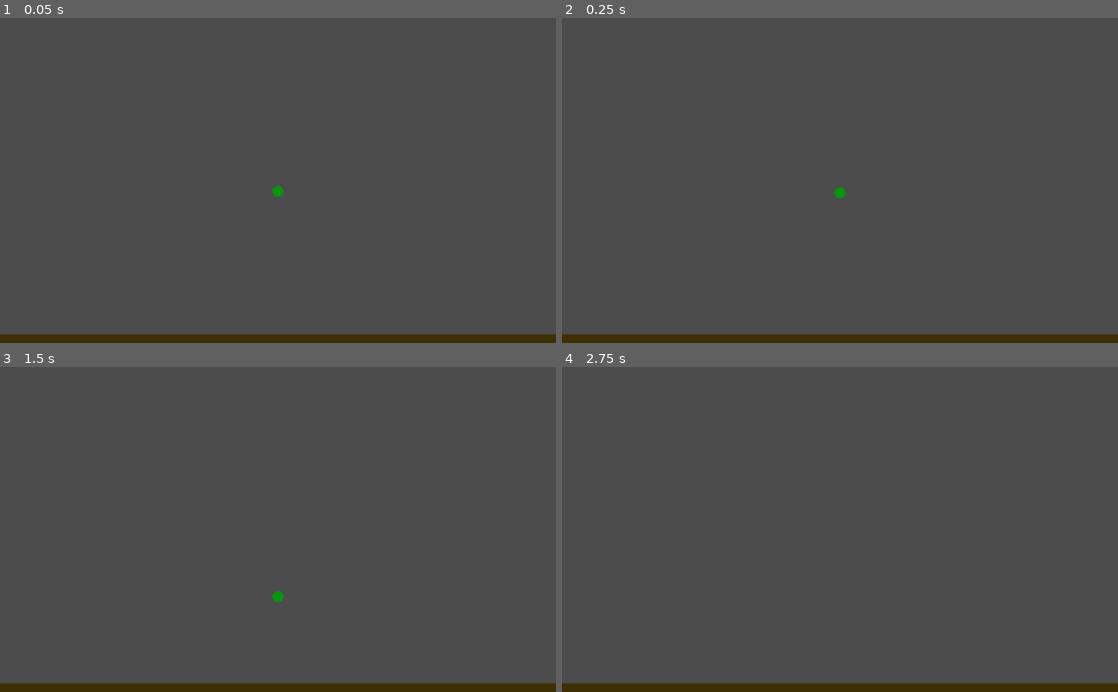
Above: before the commit, frames 1-4 (two rows, left to right).
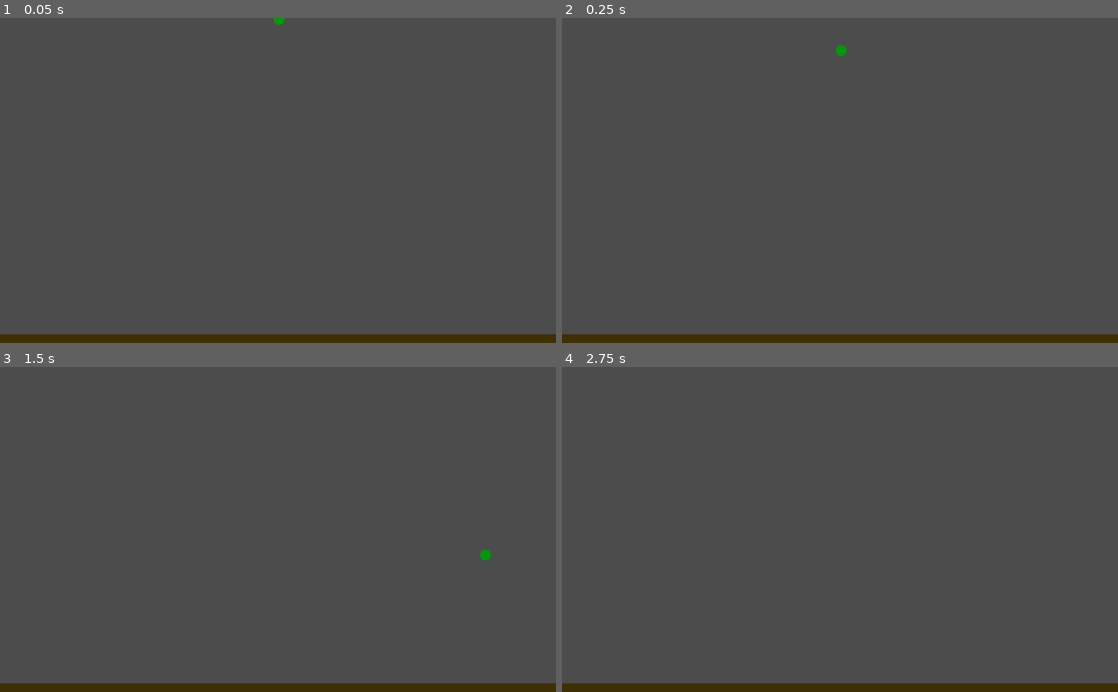
Above: after the commit, the same moments.

Repository: timpostigen/uhbout
Game: Godot game, scene res://Main.tscn
The game is run twice, just before and just after one commit, with the same random seed, the same clock (stepped at 60 frames per second) and the same inputs.
Inputs:
- Up to frame 1 (0.05 s): no input
- Up to frame 2 (0.25 s): no input
- Up to frame 3 (1.5 s): hold Right (ui_right) from 0.53 s (still down); tap Up (ui_up) at 0.6, 0.77, 1.07, 1.35 s
- Up to frame 4 (2.75 s): tap Up (ui_up) at 1.52, 1.82, 2.1 s; release Right (ui_right) at 2.03 s; hold Left (ui_left) from 2.03 s (still down)

The runs differ from the first frame. In frame 1, less than 0.1% of the frame differs, in the area x 49-52%, y 0-56%; in frame 2, 0.1%, in the area x 49-52%, y 8-56%; in frame 3, 0.1%; in frame 4, nothing differs.

Commit message:
add jumping

Diff:
--- /dev/null
+++ b/Main.gd
@@ -0,0 +1,10 @@
+extends Node2D
+
+
+# Called when the node enters the scene tree for the first time.
+func _ready():
+	pass
+
+
+func _process(delta):
+	pass
--- a/Main.tscn
+++ b/Main.tscn
@@ -1,22 +1,23 @@
-[gd_scene load_steps=3 format=2]
+[gd_scene load_steps=4 format=2]
 
 [ext_resource path="res://Player.tscn" type="PackedScene" id=1]
+[ext_resource path="res://Main.gd" type="Script" id=2]
 
 [sub_resource type="RectangleShape2D" id=1]
-extents = Vector2( 511.894, 10 )
+extents = Vector2( 512, 10 )
 
 [node name="World" type="Node2D"]
+script = ExtResource( 2 )
 
 [node name="Player" parent="." instance=ExtResource( 1 )]
-position = Vector2( 512, 320 )
+position = Vector2( 513.876, 0 )
 
-[node name="Area2D" type="Area2D" parent="."]
+[node name="Ground" type="StaticBody2D" parent="."]
 
-[node name="CollisionShape2D" type="CollisionShape2D" parent="Area2D"]
-modulate = Color( 0.223529, 0.14902, 0.0117647, 1 )
+[node name="CollisionShape2D" type="CollisionShape2D" parent="Ground"]
 position = Vector2( 512, 592 )
 shape = SubResource( 1 )
 
-[node name="Polygon2D" type="Polygon2D" parent="Area2D"]
+[node name="Polygon2D" type="Polygon2D" parent="Ground"]
 color = Color( 0.243137, 0.184314, 0.0156863, 1 )
 polygon = PoolVector2Array( 0, 584, 1024, 584, 1024, 600, 0, 600 )
--- /dev/null
+++ b/Player.gd
@@ -0,0 +1,30 @@
+extends KinematicBody2D
+
+
+var screen_size
+const SPEED = 400
+const JUMP_FORCE= -900
+const GRAVITY = 30
+var velocity = Vector2(0,0)  # The player's movement vector.
+const FLOOR = Vector2.UP
+
+
+# Called when the node enters the scene tree for the first time.
+func _ready():
+	screen_size = get_viewport_rect().size
+
+
+func _physics_process(delta):
+	if Input.is_action_pressed("ui_right"):
+		velocity.x = SPEED
+	if Input.is_action_pressed("ui_left"):
+		velocity.x = -SPEED
+
+	velocity.y = velocity.y + GRAVITY
+
+	if Input.is_action_just_pressed("ui_up") and is_on_floor():
+		velocity.y = JUMP_FORCE
+
+	velocity = move_and_slide(velocity, FLOOR)
+
+	velocity.x = lerp(velocity.x, 0, .2)
--- a/Player.tscn
+++ b/Player.tscn
@@ -1,14 +1,17 @@
-[gd_scene load_steps=2 format=2]
+[gd_scene load_steps=3 format=2]
+
+[ext_resource path="res://Player.gd" type="Script" id=1]
 
 [sub_resource type="CircleShape2D" id=1]
 
-[node name="RigidBody2D" type="RigidBody2D"]
+[node name="Player" type="KinematicBody2D"]
+script = ExtResource( 1 )
 
 [node name="Polygon2D" type="Polygon2D" parent="."]
 position = Vector2( -39.8628, -36.978 )
 scale = Vector2( 1.00532, 1 )
 color = Color( 0.0156863, 0.588235, 0.0509804, 1 )
-polygon = PoolVector2Array( 34.9016, 28.3983, 37.3086, 27.179, 40.2517, 26.9688, 43.6459, 27.4943, 45.9461, 29.1761, 47.7146, 30.8579, 49.3964, 34.3266, 49.2919, 36.8493, 48.9782, 40.2129, 48.4504, 41.6845, 47.3053, 43.5765, 46.2598, 44.9429, 44.2732, 45.9941, 42.0386, 46.6247, 39.5159, 46.9401, 37.2034, 46.6247, 34.7859, 46.2043, 31.8427, 43.4714, 30.4763, 40.8436, 29.6354, 37.3749, 30.1609, 34.0113, 32.1581, 30.4375 )
+polygon = PoolVector2Array( 34.9016, 28.3983, 37.3086, 27.179, 40.2517, 26.9688, 43.6073, 27.6895, 45.9461, 29.1761, 47.7058, 30.6861, 48.6373, 32.3717, 49.3964, 34.3266, 49.4756, 36.9603, 49.3825, 38.6459, 48.9782, 40.2129, 48.4504, 41.6845, 47.3053, 43.5765, 46.1223, 44.8264, 44.2732, 45.9941, 42.0386, 46.6247, 39.5159, 46.9401, 37.2034, 46.6247, 34.2924, 45.6692, 31.8427, 43.4714, 30.4763, 40.8436, 29.6354, 37.3749, 30.1609, 34.0113, 30.939, 32.0908, 32.1581, 30.4375, 33.5472, 29.0942 )
 
 [node name="CollisionShape2D" type="CollisionShape2D" parent="."]
 shape = SubResource( 1 )
